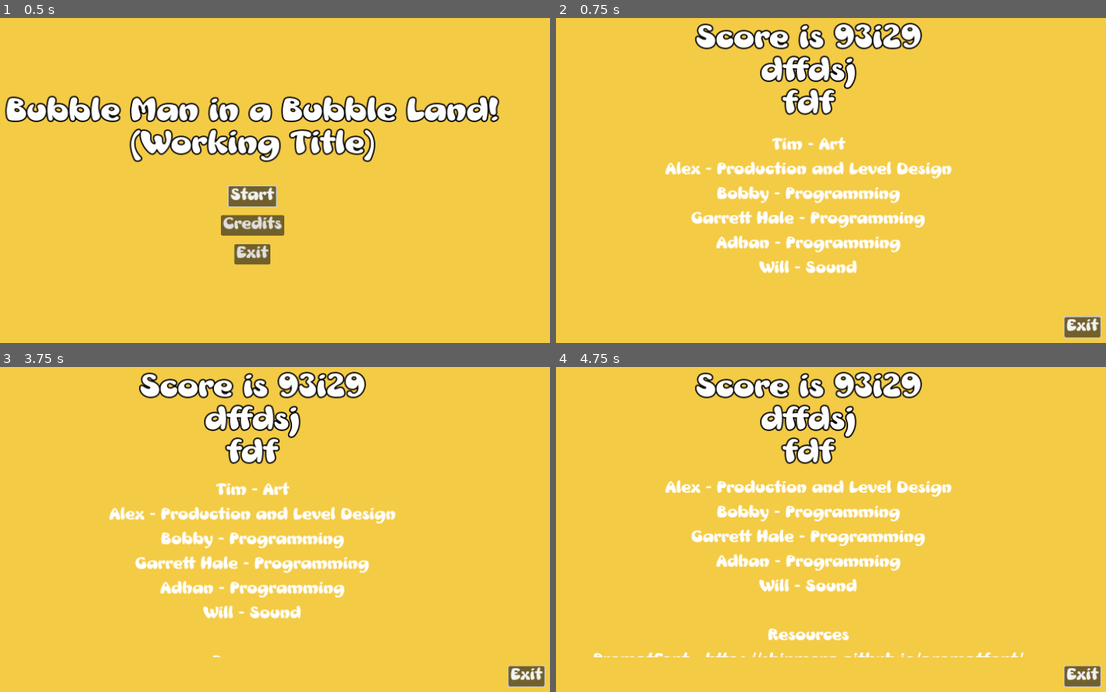
Above: before the commit, frames 1-4 (two rows, left to right).
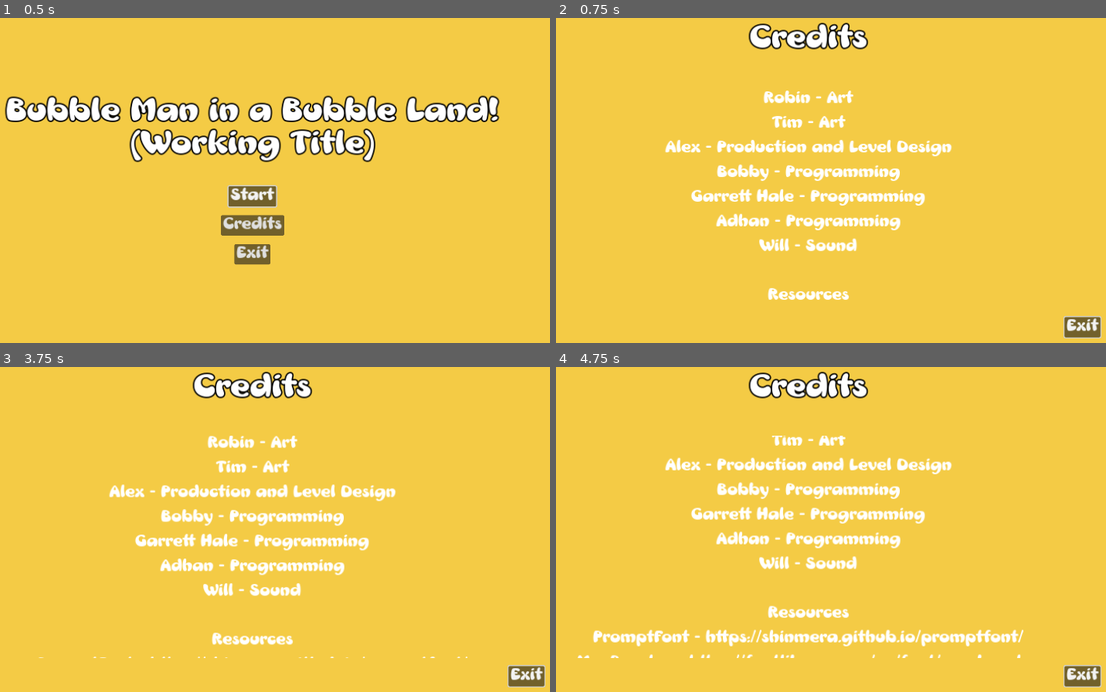
Above: after the commit, the same moments.

Repository: Gertkeno/GGJ2025
Game: Godot game, scene res://main_menu.tscn
Same seed, same stepped clock (60 frames per second), same inputs: the game is played once before the commit and once after it.
Inputs (mouse positions are in pixels of both pictures, inside the frame that each line leads up to):
- Up to frame 1 (0.5 s): no input
- Up to frame 2 (0.75 s): click "Credits" at 0.5 s
- Up to frame 3 (3.75 s): move the mouse to (390, 513) at 1.27 s; press the mouse at (390, 513) at 1.28 s; hold Right (right) 1.28-2 s; release the mouse at (390, 513) at 2 s; drag from (126, 545) to (220, 597) at 2.02 s; move the mouse to (313, 454) at 2.77 s; press the mouse at (313, 454) at 2.78 s; hold Right (right) 2.78-3.5 s; release the mouse at (313, 454) at 3.5 s; drag from (220, 597) to (66, 477) at 3.52 s
- Up to frame 4 (4.75 s): move the mouse to (996, 581) at 4.27 s; press the mouse at (996, 581) at 4.28 s; hold Left (left) from 4.28 s (still down)

Frame 1 is identical in both runs. In frame 2, 11% of the frame differs, in the area x 19-72%, y 1-87%; in frame 3, 12%; in frame 4, 13%, in the area x 3-85%, y 1-90%.

Commit message:
Add credit screen score display

Diff:
--- a/Menus/credits_menu.gd
+++ b/Menus/credits_menu.gd
@@ -9,14 +9,16 @@
 
 @onready var back_button := $MarginContainer/VBoxContainer/ButtonContainer/Back
 @onready var credits_container := $MarginContainer/VBoxContainer/ScrollContainer/CreditsContainer
+@onready var score_display := $MarginContainer/VBoxContainer/ScoreDisplay
 
 var start_scrolling: bool
+var score: int = -1
+var creature_list: Array[AnimalDescriptor]
 
 # Called when the node enters the scene tree for the first time.
 func _ready() -> void:
-	_build_credits()
-	back_button.grab_focus()
-	_start_delay_timer()
+	#set_end_level_stats([AnimalDescriptor.new("test", Color.ALICE_BLUE, AnimalDescriptor.Type.NEUTRAL)], 20.0)
+	start_credits()
 
 
 func _physics_process(delta: float) -> void:
@@ -27,7 +29,48 @@
 	credits_container.position.y -= scroll
 
 
+func set_end_level_stats(creatures: Array[AnimalDescriptor], time_left: float) -> void:
+	self.creature_list = creatures
+	self.score = _calculate_score(creatures, time_left)
+
+
+func start_credits() -> void:
+	back_button.grab_focus()
+	_build_credits()
+	_start_delay_timer()
+
+
+func reset_credits() -> void:
+	start_scrolling = false
+	credits_container.position.y = 0
+
+
+func _calculate_score(creature_list: Array[AnimalDescriptor], time_left: float) -> int:
+	var score := 0
+
+	for animal_descriptor in creature_list:
+		match animal_descriptor.type:
+			AnimalDescriptor.Type.SKITTISH:
+				score += 20
+			AnimalDescriptor.Type.NEUTRAL:
+				score += 5
+			AnimalDescriptor.Type.DEFENSIVE:
+				score += 50
+			_:
+				pass
+
+	score += 0.5 * time_left
+	score *= 100
+
+	return score
+
+
 func _build_credits() -> void:
+	if score < 0:
+		score_display.text = "Credits"
+	else:
+		score_display.text = "Congratulations you scored %d points" % score
+
 	var content = FileAccess.open(credits_file, FileAccess.READ).get_as_text()
 	var credits_list = content.rsplit("\n", true)
 
@@ -38,6 +81,8 @@
 		credit_node.theme = credit_theme
 
 		credits_container.add_child(credit_node)
+
+	credits_container.position.y = 0
 
 
 func _start_delay_timer() -> void:
--- a/System/animal_descriptor.gd
+++ b/System/animal_descriptor.gd
@@ -9,7 +9,7 @@
 @export var color: Color = Color.WHITE
 @export var type: Type
 
-func _init(name: String, color, Vector4, type: Type) -> void:
+func _init(name: String, color: Color, type: Type) -> void:
 	self.name = name
 	self.color = color
 	self.type = type
--- a/credits_screen.tscn
+++ b/credits_screen.tscn
@@ -45,9 +45,7 @@
 [node name="ScoreDisplay" type="Label" parent="MarginContainer/VBoxContainer"]
 custom_minimum_size = Vector2(250, 100)
 layout_mode = 2
-text = "Score is 93i29
-dffdsj
-fdf"
+text = "Congratulations you got points!"
 label_settings = SubResource("LabelSettings_cqcu3")
 horizontal_alignment = 1
 autowrap_mode = 3
